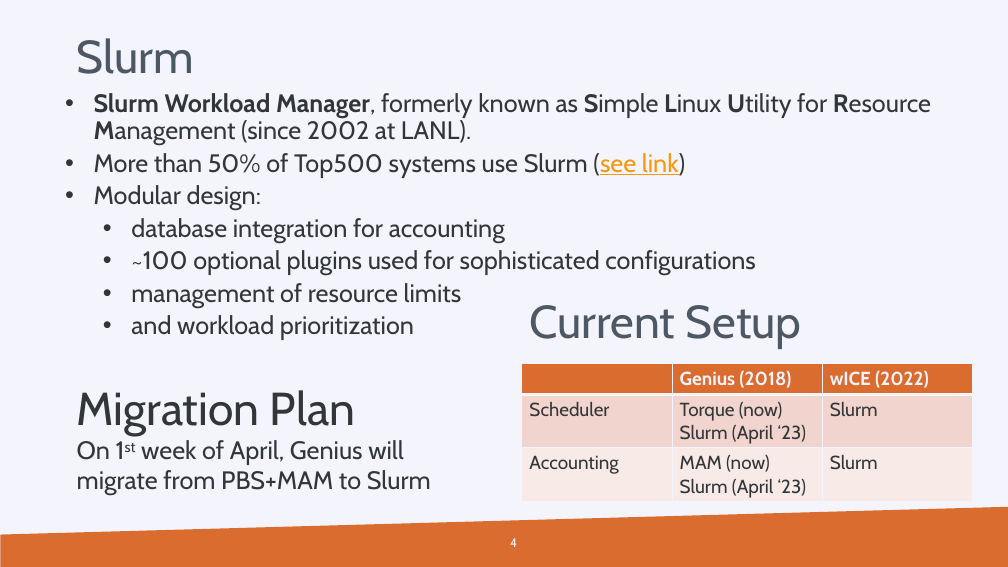
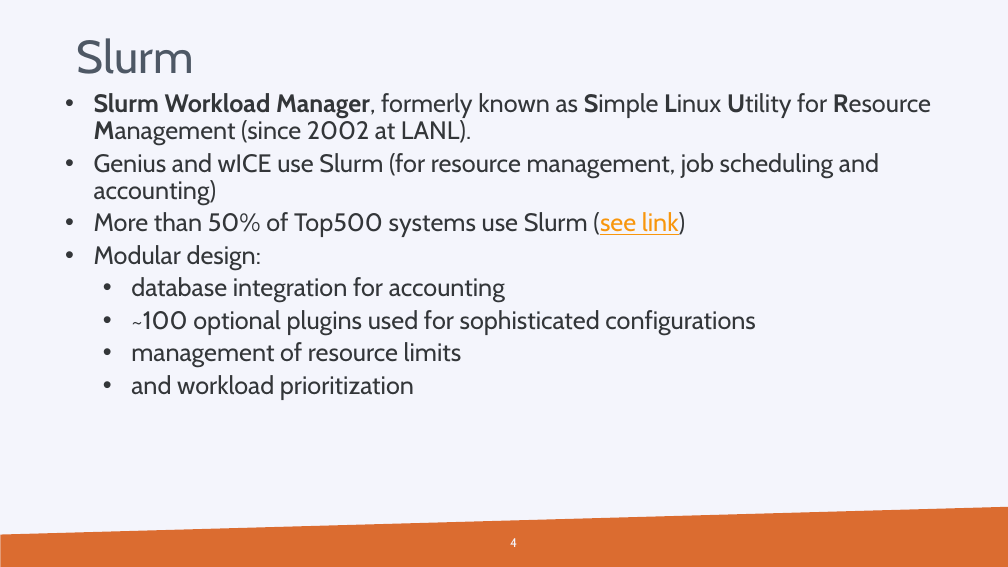
Before and after one commit to hpcleuven/Slurm-lunchbox, a slide deck: slide 4 of Slurm_Lunchbox.pptx. Drawn at 1008x567 pixels with LibreOffice and Linux fonts; fonts in the diff are those of the drawing; background and template pictures are left out. Boxes give left, top, right and bottom in pixels: in the first picture for what was removed or moved away, otherwise in the second. Text is boxed around its words. In the diff, an @@ line names an element or a change of style, - is before the commit and + after.

Commit message:
adapted to Genius post-migration setup

```diff
--- a/Slurm_Lunchbox.pptx
+++ b/Slurm_Lunchbox.pptx
@@ text at <box>94,153,879,205</box>: paragraph added @@
+  • Genius and wICE use Slurm (for resource management, job scheduling and accounting)
@@ text removed at <box>529,305,802,349</box> @@
-Current Setup
@@ table removed at <box>522,364,973,502</box>, 3 rows, 3 columns @@
- | Genius (2018) | wICE (2022)
-Scheduler | Torque (now) Slurm (April ‘23) | Slurm
-Accounting | MAM (now) Slurm (April ‘23) | Slurm
@@ text removed at <box>77,390,431,496</box> @@
-Migration Plan
-On 1st week of April, Genius will migrate from PBS+MAM to Slurm
```
Also in this commit, not shown: 5 other slides changed, 1 slide added.
